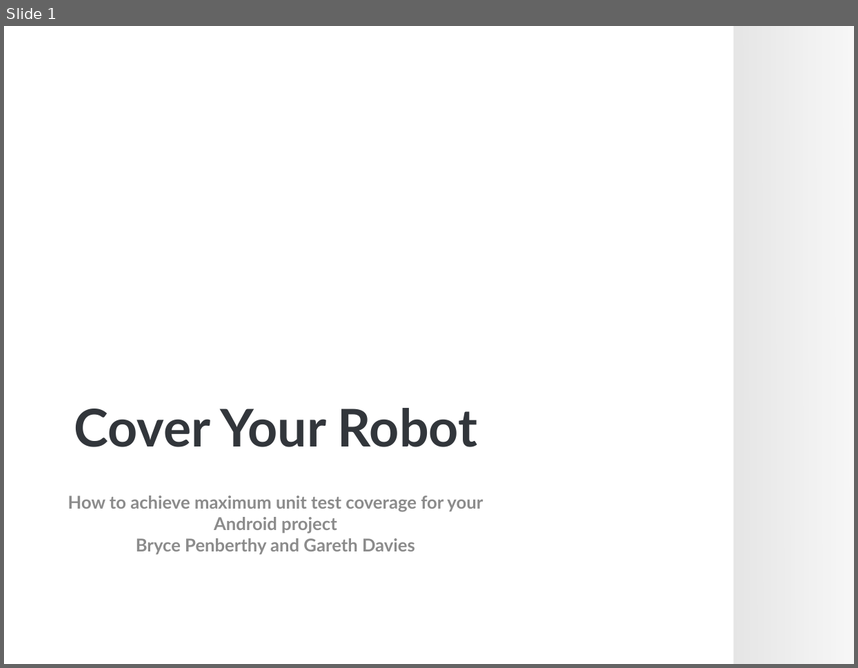
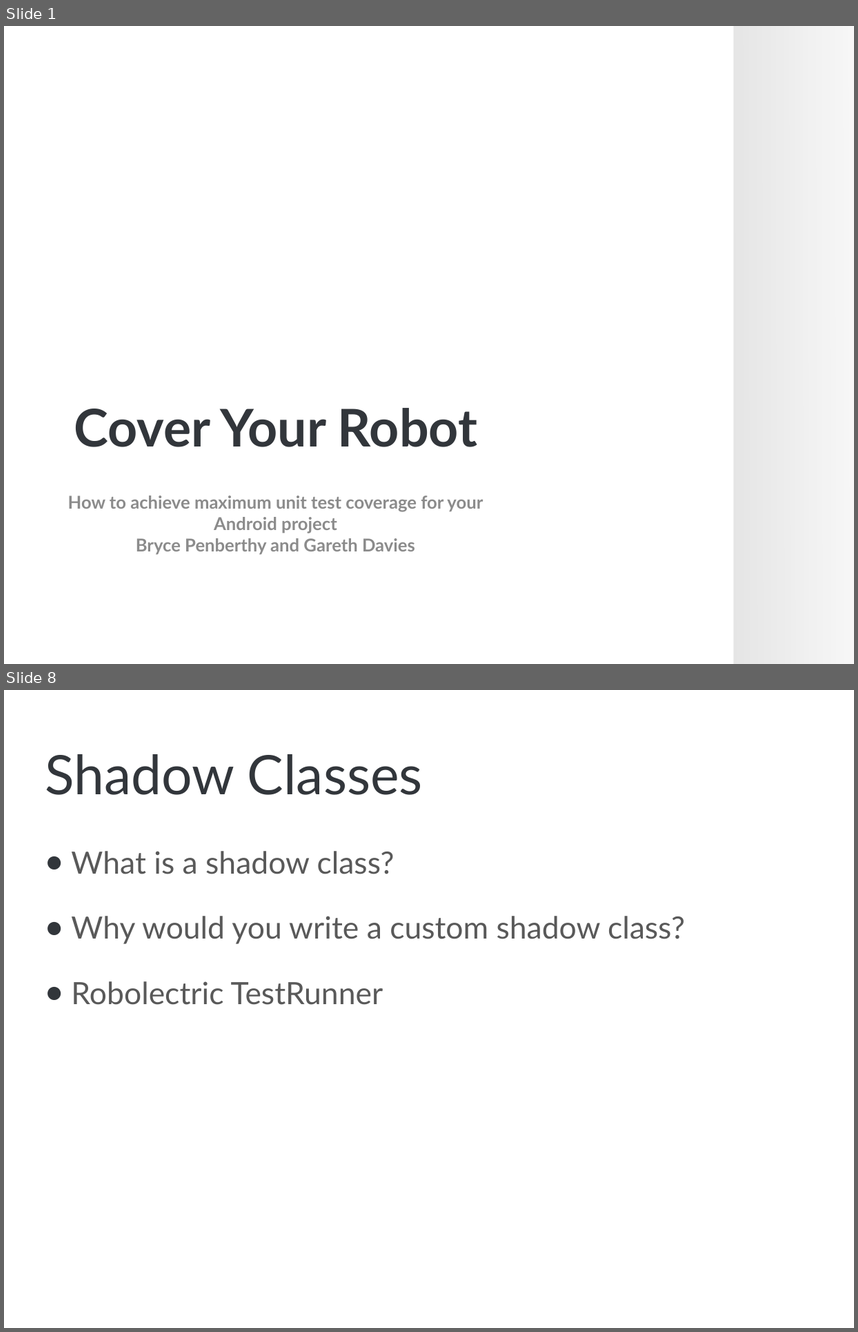
Before and after one commit to brycep/thomas, a slide deck: thomas-android/src/main/presentations/Unit Testing.pptx. Shown one above the other, each under a label of ours: slide 1 before the commit, slides 1 and 8 after it; the slides between them are not shown. The pictures are 858x668 and 858x1332 pixels, drawn with LibreOffice and Linux fonts; fonts in the diff are those of the drawing; background and template pictures are left out. Boxes give left, top, right and bottom in pixels: in the first picture for what was removed or moved away, otherwise in the second. Text is boxed around its words. In the diff, an @@ line names an element or a change of style, - is before the commit and + after.

```diff
--- a/thomas-android/src/main/presentations/Unit Testing.pptx
+++ b/thomas-android/src/main/presentations/Unit Testing.pptx
@@ slide 8 added at (4, 690, 854, 1328), background picture (left out) @@
@@ title added at (45, 754, 423, 795), 46 pt, text #32363B @@
+Shadow Classes
@@ text added at (71, 851, 685, 1005), 26 pt, text #595959 @@
+● What is a shadow class?
+● Why would you write a custom shadow class?
+● Robolectric TestRunner
```
Also in this commit, not shown: 9 other slides added.
